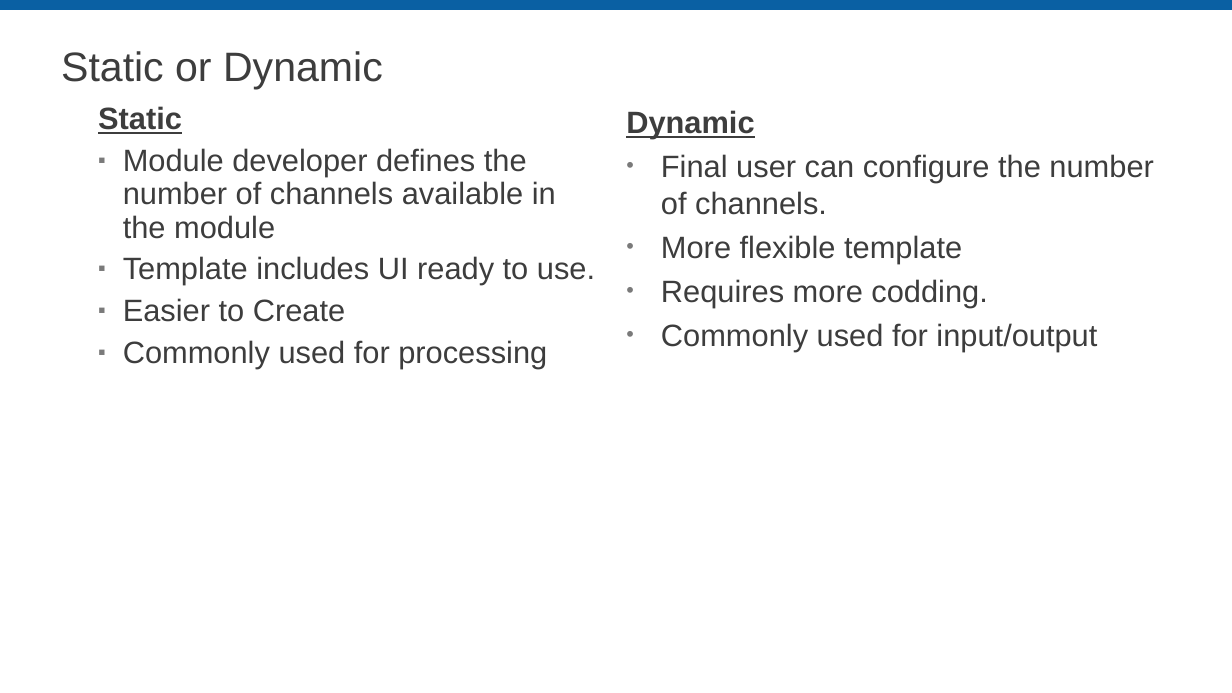
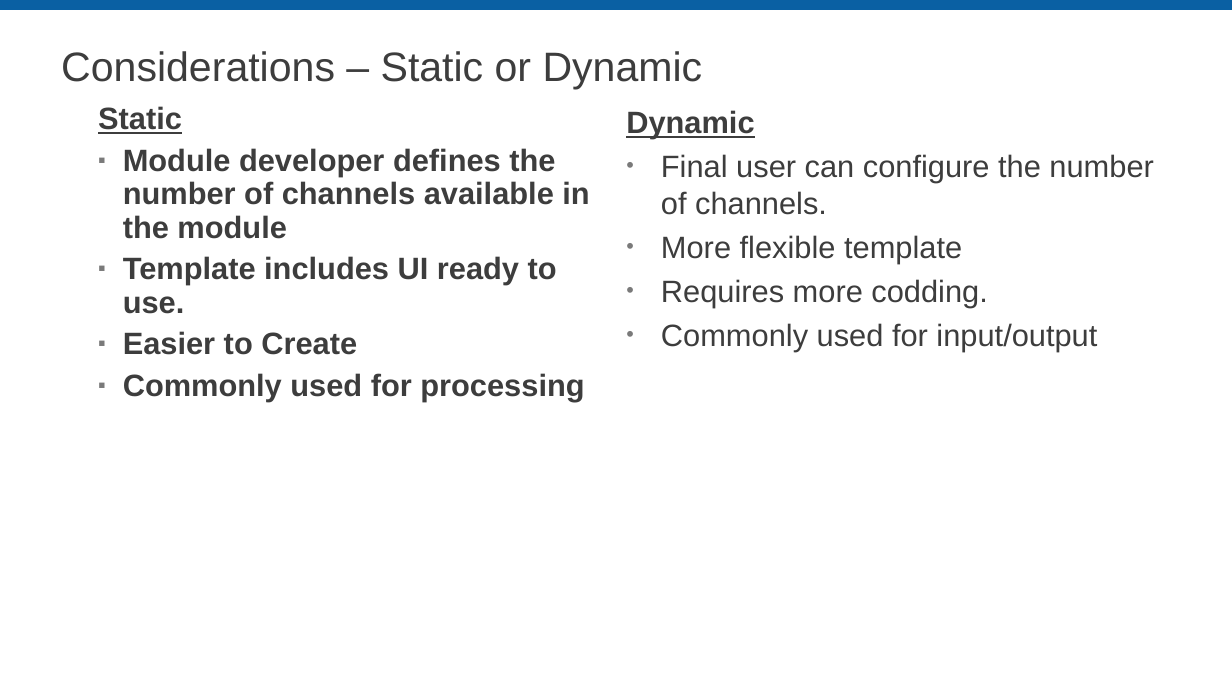
Before and after one commit to LabVIEW-DCAF/Documentation, a slide deck: slide 6 of Trunk/Getting Started Material/DCAF Training/6 Static Modules.pptx (slide 4 before the commit). Drawn at 1232x693 pixels with LibreOffice and Linux fonts; fonts in the diff are those of the drawing; background and template pictures are left out. Boxes give left, top, right and bottom in pixels: in the first picture for what was removed or moved away, otherwise in the second. Text is boxed around its words. In the diff, an @@ line names an element or a change of style, - is before the commit and + after.

```diff
--- a/Trunk/Getting Started Material/DCAF Training/6 Static Modules.pptx
+++ b/Trunk/Getting Started Material/DCAF Training/6 Static Modules.pptx
@@ title at [61, 51, 703, 89]: text changed @@
-Static or Dynamic
+Considerations – Static or Dynamic
@@ text at [123, 148, 589, 402]: bold on @@
```
Also in this commit, not shown: 9 other slides changed, 34 slides added, 12 slides removed.
